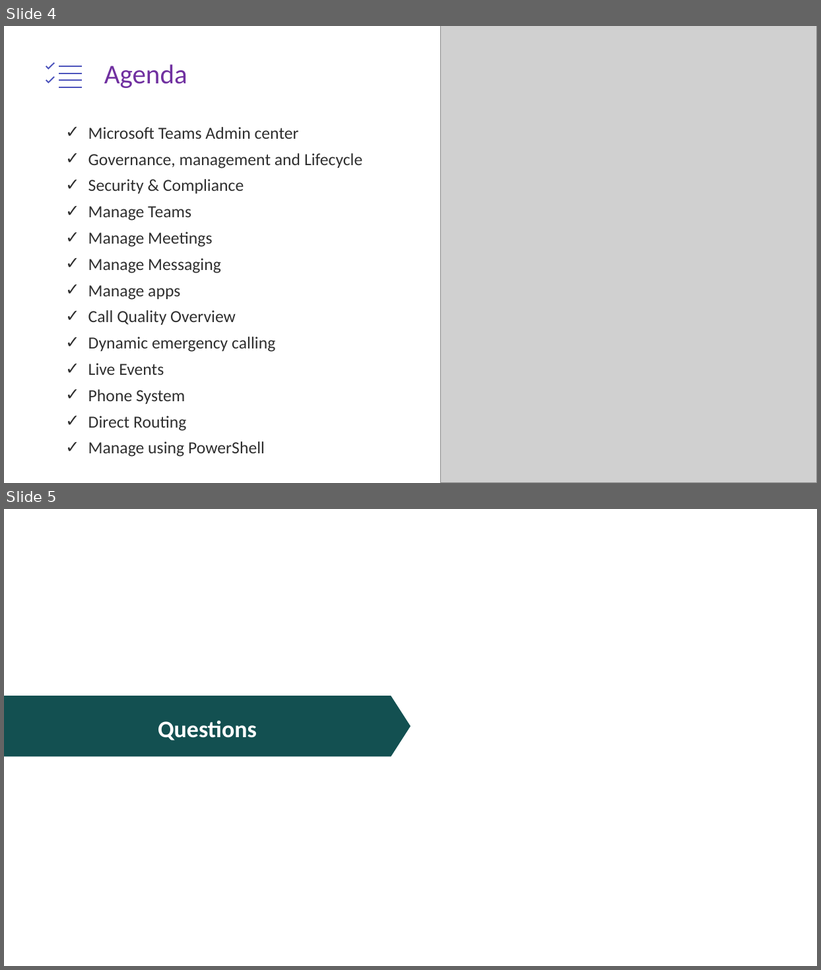
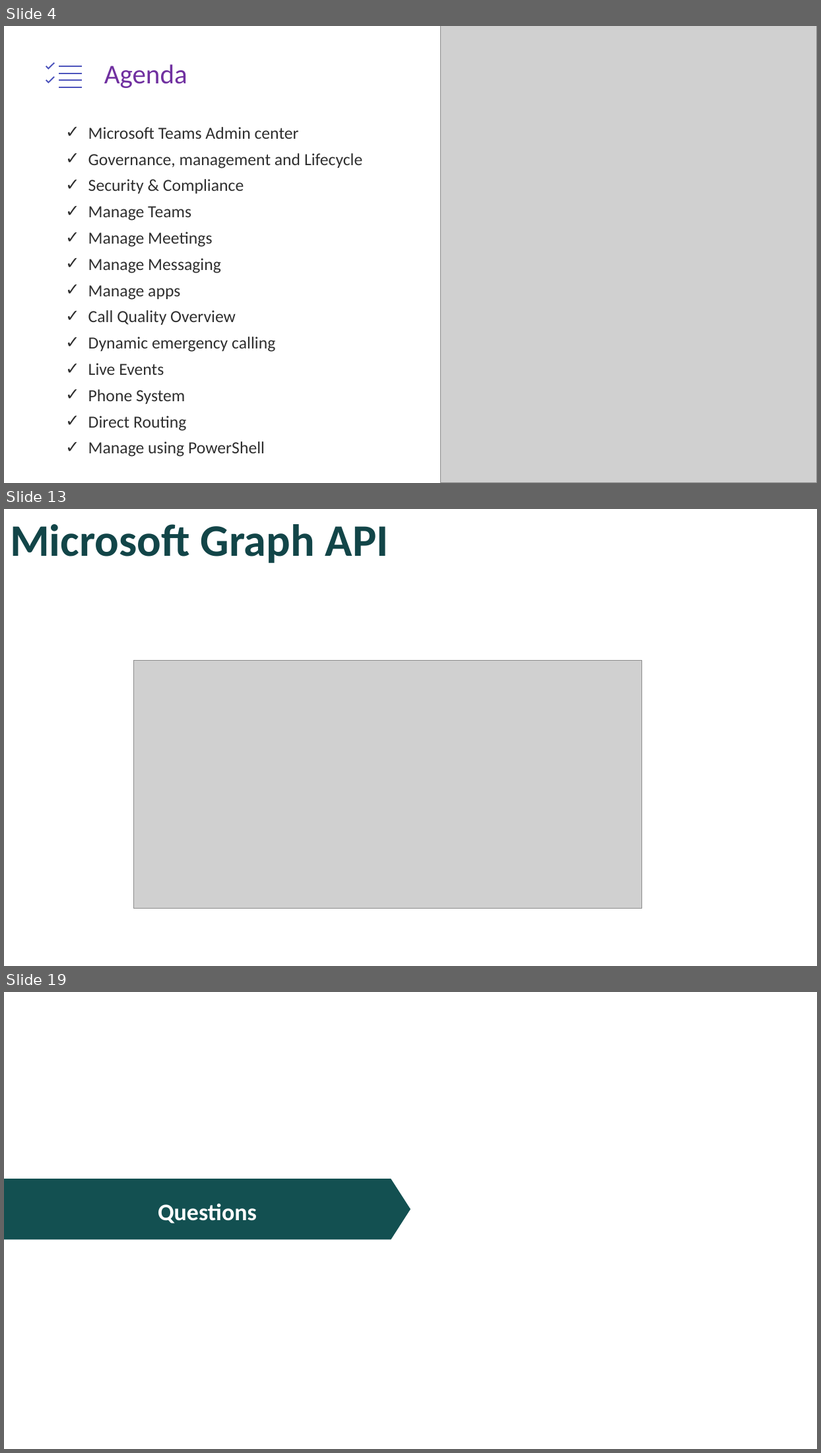
Before and after one commit to JPOWER4/MicrosoftTeams, a slide deck: MicrosoftTeams-Admin.pptx. Shown one above the other, each under a label of ours: slides 4 and 5 before the commit, slides 4, 13 and 19 after it; the slides between them are not shown. The pictures are 821x970 and 821x1453 pixels, drawn with LibreOffice and Linux fonts; fonts in the diff are those of the drawing; grey boxes stand for pictures. Boxes give left, top, right and bottom in pixels: in the first picture for what was removed or moved away, otherwise in the second. Text is boxed around its words. In the diff, an @@ line names an element or a change of style, - is before the commit and + after.

```diff
--- a/MicrosoftTeams-Admin.pptx
+++ b/MicrosoftTeams-Admin.pptx
@@ slide 13 added at (x1=4, y1=509, x2=817, y2=966), background #FFFFFF @@
@@ text added at (x1=10, y1=524, x2=389, y2=563), 53.3 pt, text #124548, bold @@
+Microsoft Graph API
@@ picture added at (x1=133, y1=660, x2=642, y2=908) @@
@@ what was slide 5 is now slide 19 @@
```
Also in this commit, not shown: 13 other slides added, 16 other files.
